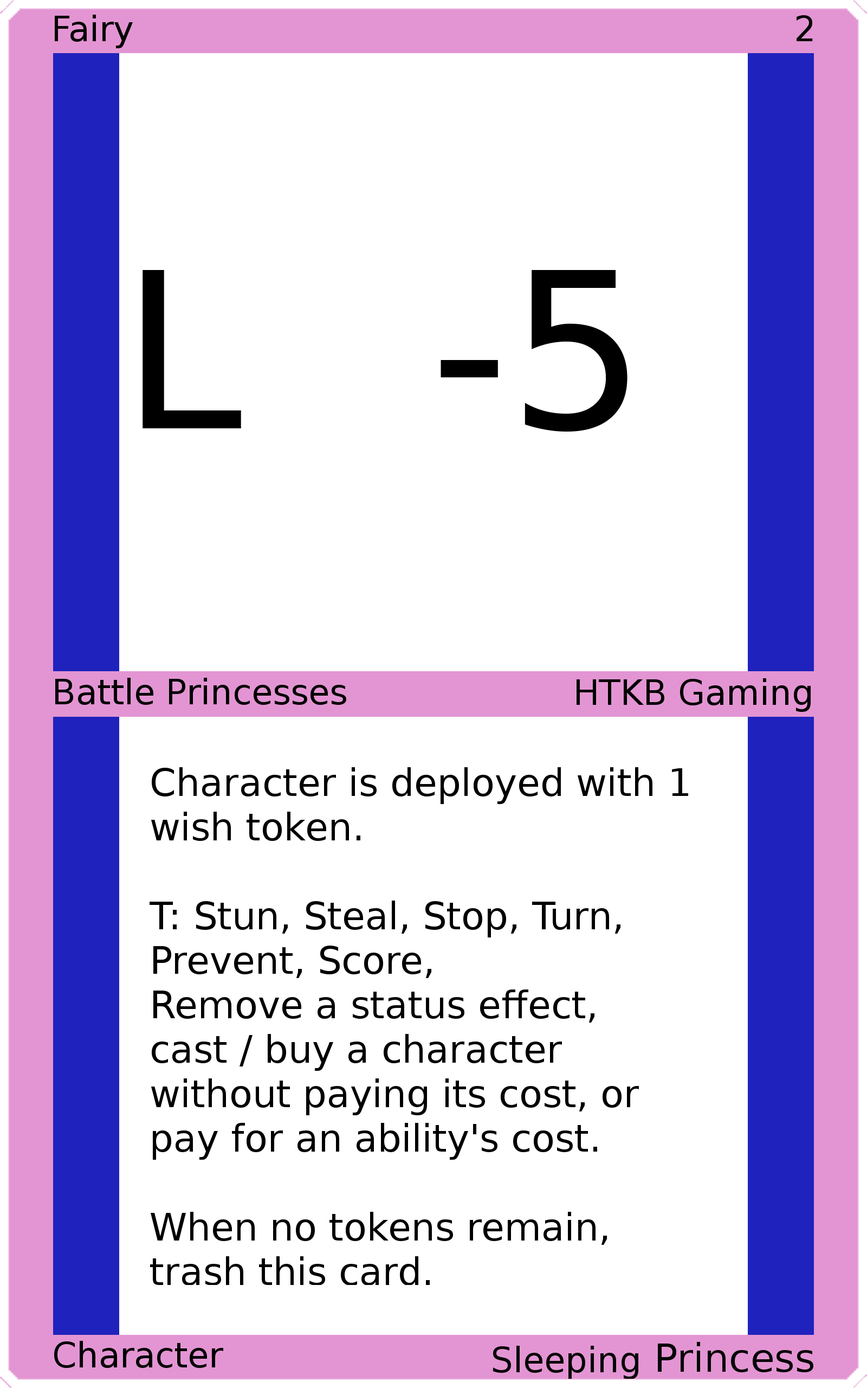
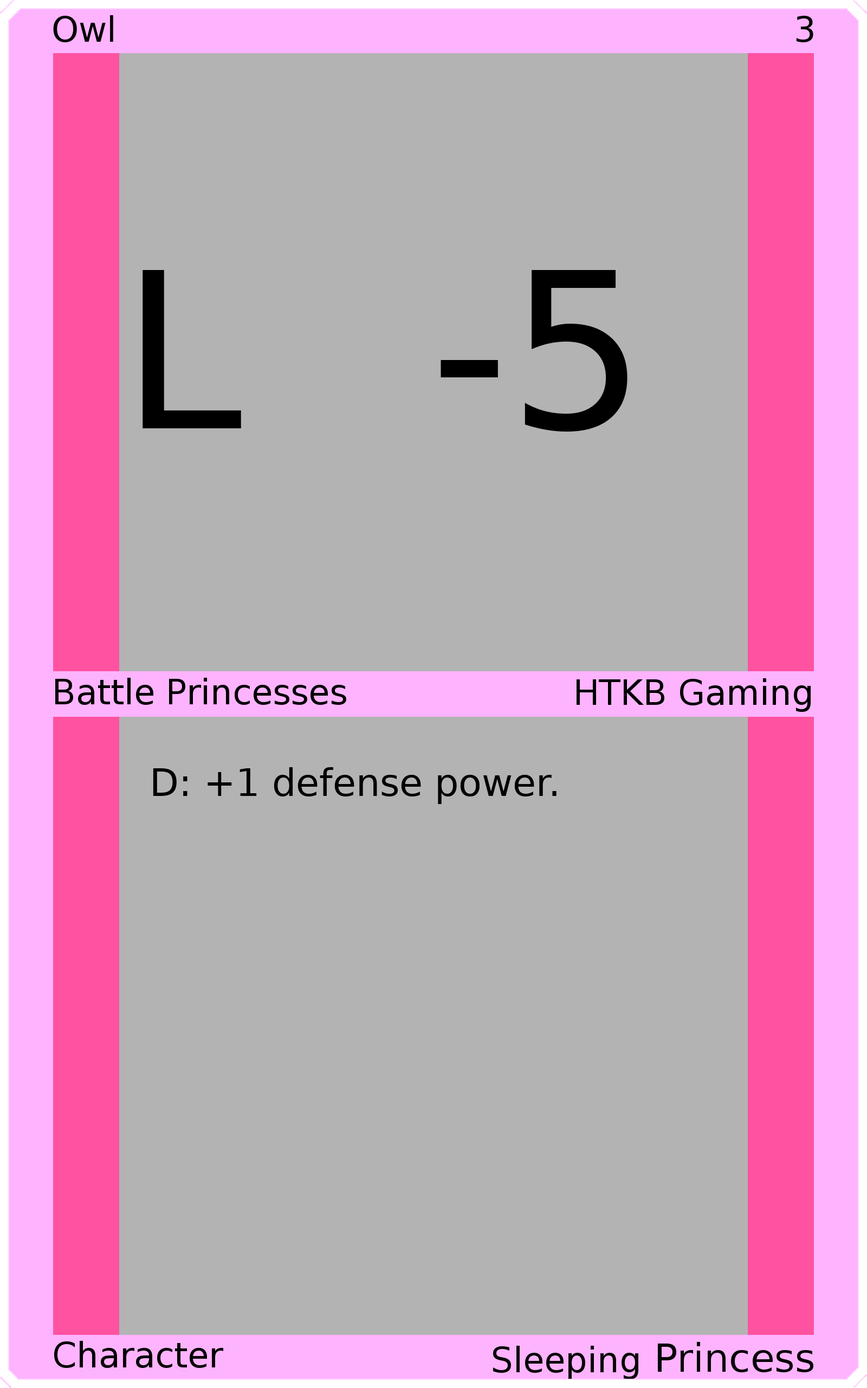
Two versions of the same layered image (w=867, h=1388). Layer-by-layer changes:
painted on "Upper Left" over [53, 14, 133, 49]
painted on "Upper Right" over [796, 15, 814, 43]
painted on "Card Text" over [149, 766, 689, 1285]
painted on "Border" over [0, 0, 867, 1388]
painted on "Top Background" over [119, 52, 748, 673]
painted on "Bottom Background" over [119, 715, 748, 1336]
painted on "Background" over [35, 35, 832, 1352]
